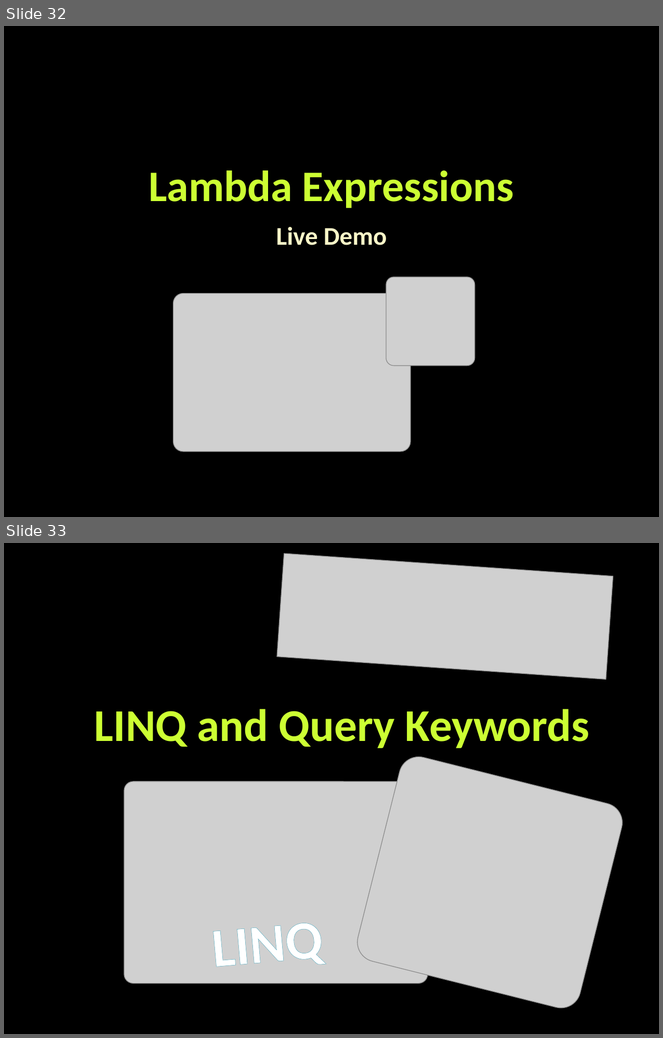
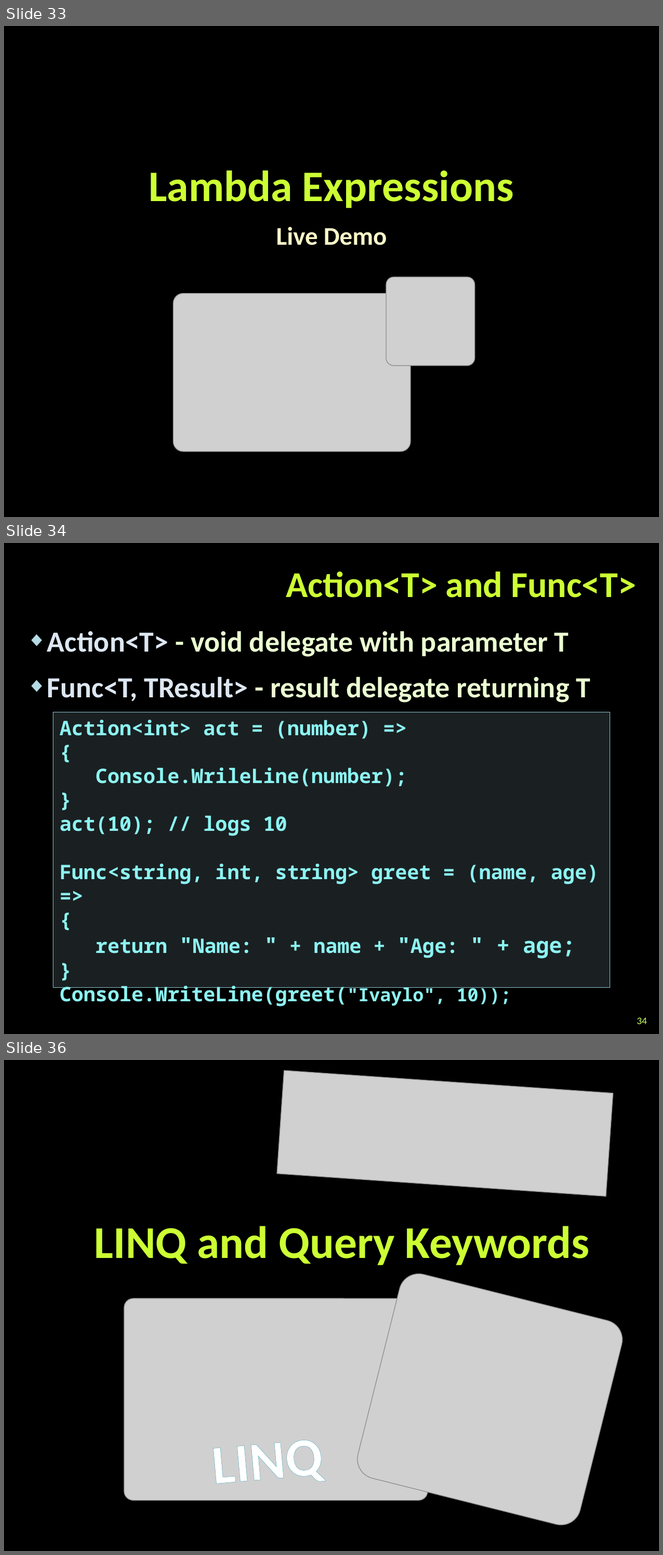
Before and after one commit to miroslavavramov/TelerikAcademy, a slide deck: CSharpOOP/17.ExtensionsDelegatesLambdaLINQ/Extension-Methods-Delegates-Lambda-LINQ.pptx. Shown one above the other, each under a label of ours: slides 32 and 33 before the commit, slides 33, 34 and 36 after it; the slides between them are not shown. The pictures are 663x1038 and 663x1555 pixels, drawn with LibreOffice and Linux fonts; fonts in the diff are those of the drawing; grey boxes stand for pictures; background and template pictures are left out. Boxes give left, top, right and bottom in pixels: in the first picture for what was removed or moved away, otherwise in the second. Text is boxed around its words. In the diff, an @@ line names an element or a change of style, - is before the commit and + after.

```diff
--- a/CSharpOOP/17.ExtensionsDelegatesLambdaLINQ/Extension-Methods-Delegates-Lambda-LINQ.pptx
+++ b/CSharpOOP/17.ExtensionsDelegatesLambdaLINQ/Extension-Methods-Delegates-Lambda-LINQ.pptx
@@ slide 34 added at [4, 543, 659, 1034], background picture (left out) @@
@@ title added at [286, 571, 636, 598], 40 pt, text #CCFF33, bold @@
+Action<T> and Func<T>
@@ text added at [47, 631, 591, 703], 32 pt, text #EBFFD2, bold @@
+◆ Action<T> - void delegate with parameter T
+◆ Func<T, TResult> - result delegate returning T
@@ rectangle added at [53, 712, 610, 988], fill #B5DBE5 at 15% opacity, outline #90CAD7 1 pt, 22 pt, text #8CF4F2, bold @@
+Action<int> act = (number) =>
+{
+Console.WrileLine(number);
+}
+act(10); // logs 10
+Func<string, int, string> greet = (name, age) =>
+{
+return "Name: " + name + "Age: " + age;
+}
+Console.WriteLine(greet("Ivaylo", 10));
@@ page number added at [637, 1018, 647, 1025], 11 pt, text #CCFF66 @@
+34
@@ what was slide 32 is now slide 33 @@
@@ what was slide 33 is now slide 36 @@
```
Also in this commit, not shown: 2 slides changed, 11 other slides added, 10 other files.
